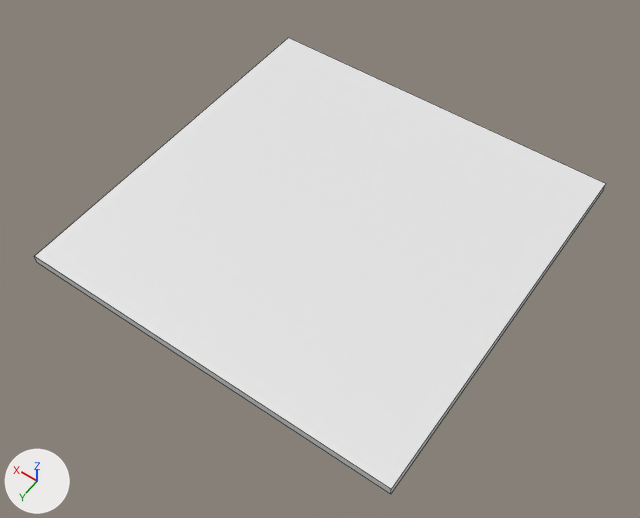
An edit to the Blender file Models/GroupD/Factory Kit/Factory Interior/Level Assets/CatWalks/FI-005 Walkways.blend, drawn before and after from the same camera.
One viewpoint serves both versions: a 50 mm camera at (-1.61, 2.33, 3.3) aimed at (-0.06, 0.16, -0.11). Arrows for +X, +Y and +Z are at lower left; the lights stay in place. Mesh edges are drawn as thin lines.

Before the edit, the objects in view are built like this:
```python
me_cube_001 = bpy.data.meshes.new('Cube.001')
me_cube_001.from_pydata(...)  # a box spanning x -1.0..1.0, y -1.0..1.0, z -0.05..0.0
ob_fi_005_walkway = bpy.data.objects.new('FI-005-Walkway', me_cube_001)
ob_fi_005_walkway.location = (0.0, 0.0, 0.0)
```
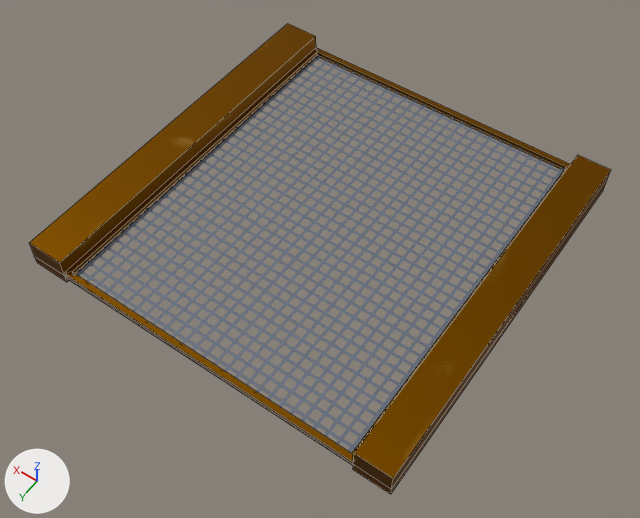
Where the change shows, as pixel boxes [x1, y1, x2, y2] in the pictures (640 x 518 px):
'FI-005-Walkway', reshaped: before [35, 38, 606, 494]; after [29, 24, 611, 494]
part 1 of me_cube_001, added (brown): after [64, 48, 570, 466]
part 2 of me_cube_001, built on: before [35, 38, 606, 494]; after [29, 24, 611, 494]
part 3 of me_cube_001, recoloured (grey to brown): [391, 184, 606, 493] in both

Edits to the bpy script that builds the scene:
```text
Add img_catwalksides:
    img_catwalksides = load_image('CatWalkSides', 'CatWalkSides.png', 1024, 1024, 'sRGB')
Add img_catwalkgridopacity_png:
    img_catwalkgridopacity_png = load_image('CatwalkGridOpacity.png', 'CatwalkGridOpacity.png', 1024, 1024, 'sRGB')
Add img_catwalkgridnormal_png:
    img_catwalkgridnormal_png = load_image('CatwalkGridNormal.png', 'CatwalkGridNormal.png', 1024, 1024, 'sRGB')
Add img_catwalkgriddiffuse:
    img_catwalkgriddiffuse = load_image('CatwalkGridDiffuse', '_unpacked/CatwalkGridDiffuse', 1024, 1024, 'sRGB')
Add mat_catwalk_sides:
    mat_catwalk_sides = principled_material('Catwalk Sides')
    mat_catwalk_sides.texture = img_catwalksides
    mat_catwalk_sides.metallic = 1.0
Add mat_catwalkgrid:
    mat_catwalkgrid = bpy.data.materials.new('CatwalkGrid')
    # uses the picture img_catwalkgriddiffuse
    # uses the picture img_catwalkgridnormal_png
    # uses the picture img_catwalkgridopacity_png
Change me_cube_001:
    used by ob_fi_005_walkway; location = (0.0, 0.0, 0.0)
    remove me_cube_001.from_pydata(...)  # 8 vertices, 6 faces; spans x -1.0..1.0, y -1.0..1.0, z -0.05..0.0
    add me_cube_001.from_pydata(...)  # 60 vertices, 57 faces; spans x -1.0..1.0, y -1.0..1.0, z -0.05..0.1
    me_cube_001 part 1: a new loose piece of 24 vertices spanning x -0.82..0.8, y -1.0..1.0, z -0.01..0.02, in mat_catwalk_sides (picture img_catwalksides)
    me_cube_001 part 2
    4 faces are deleted
    14 vertices are added at x -1.0..1.0, y -1.0..1.0, z -0.05..0.0
    6 new vertices lie (0.18, 0.0, 0.0) away from vertices in x -1.0, y -1.0..1.0, z -0.05..0.0
    8 new vertices lie (0.0, 0.0, 0.1) away from vertices in x -1.0..1.0, y -1.0..1.0, z 0.0
    30 new faces join them, mat_catwalk_sides (picture img_catwalksides)
    1 new face joins them, mat_catwalkgrid
    me_cube_001 part 3: 2 faces spanning x -1.0..1.0, y -1.0..1.0, z -0.05..0.0 switch from no material to mat_catwalk_sides (picture img_catwalksides)
    add me_cube_001.materials.append(mat_catwalkgrid)
```
